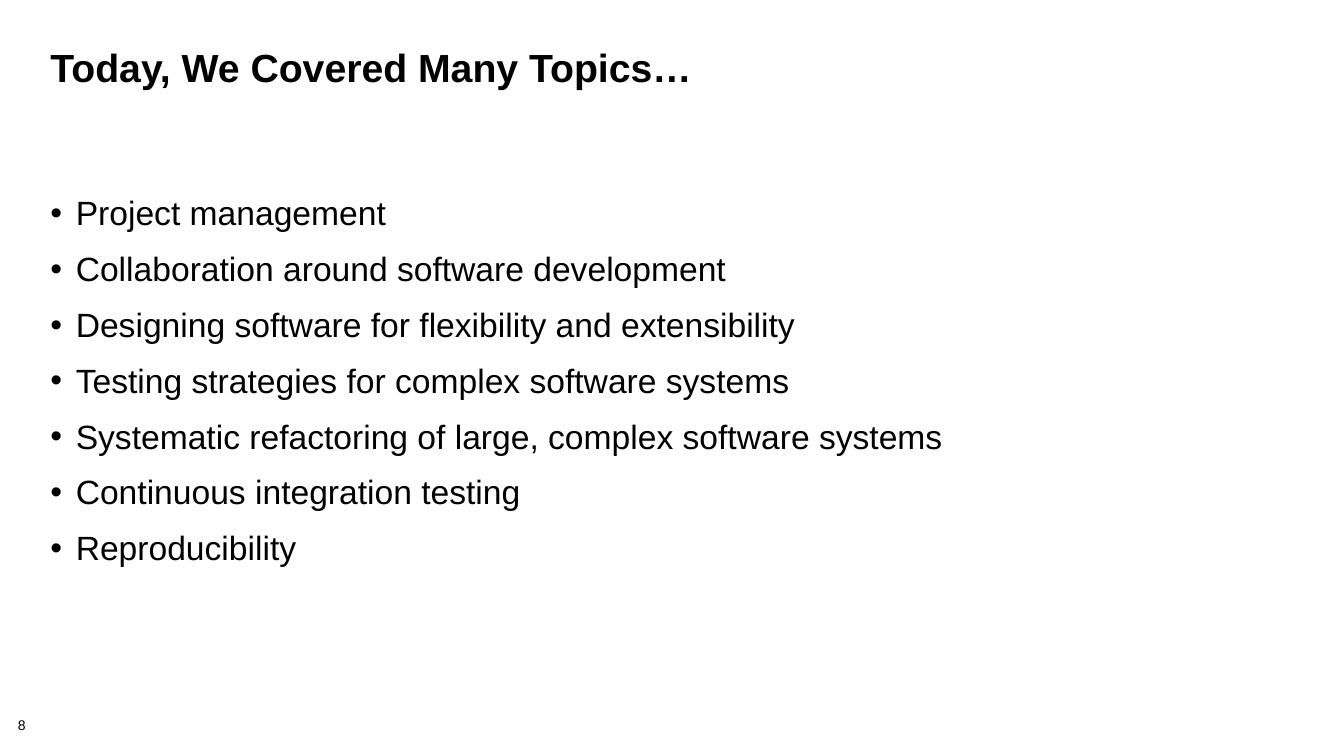
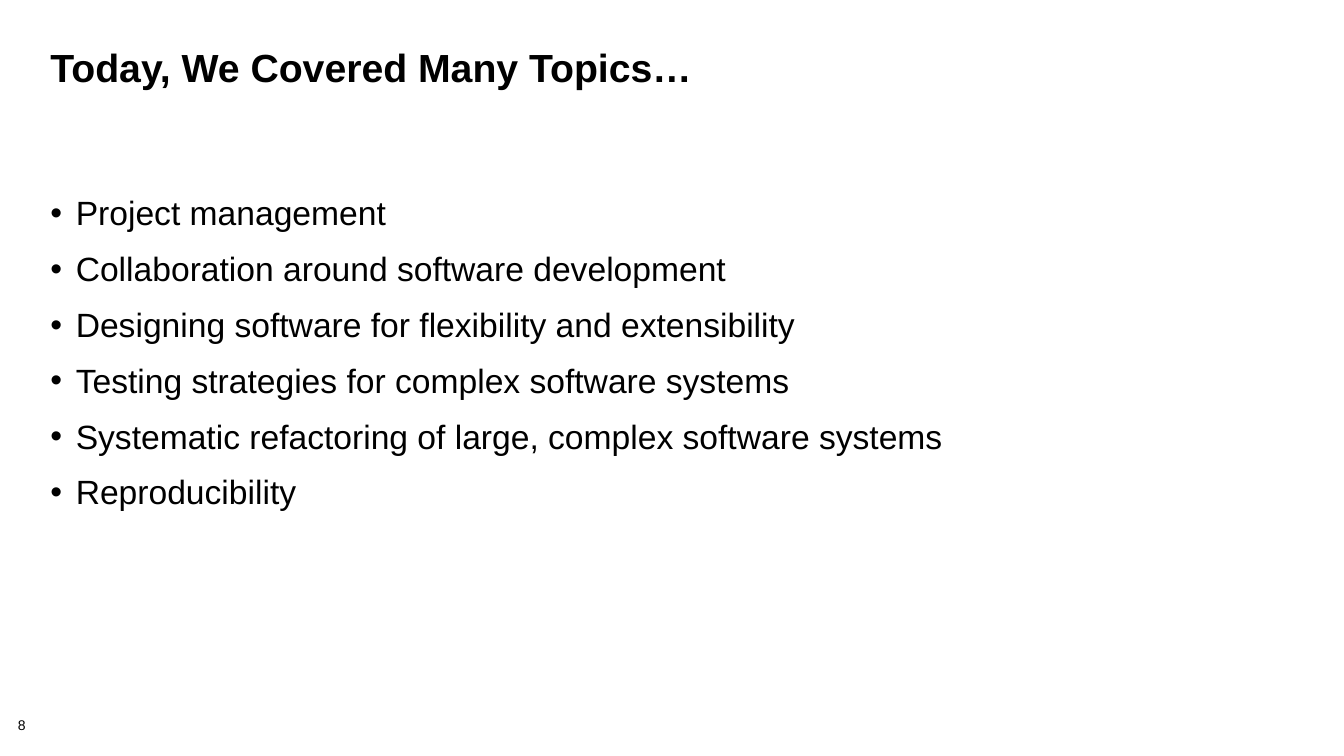
Before and after one commit to bssw-tutorial/presentations, a slide deck: slide 8 of summary.pptx. Drawn at 1344x756 pixels with LibreOffice and Linux fonts; fonts in the diff are those of the drawing; background and template pictures are left out. Boxes give left, top, right and bottom in pixels: in the first picture for what was removed or moved away, otherwise in the second. Text is boxed around its words. In the diff, an @@ line names an element or a change of style, - is before the commit and + after.

```diff
--- a/summary.pptx
+++ b/summary.pptx
@@ text at box(76, 479, 520, 511): paragraph removed @@
-• Continuous integration testing
```
Also in this commit, not shown: 1 other slide changed, 2 other files.
